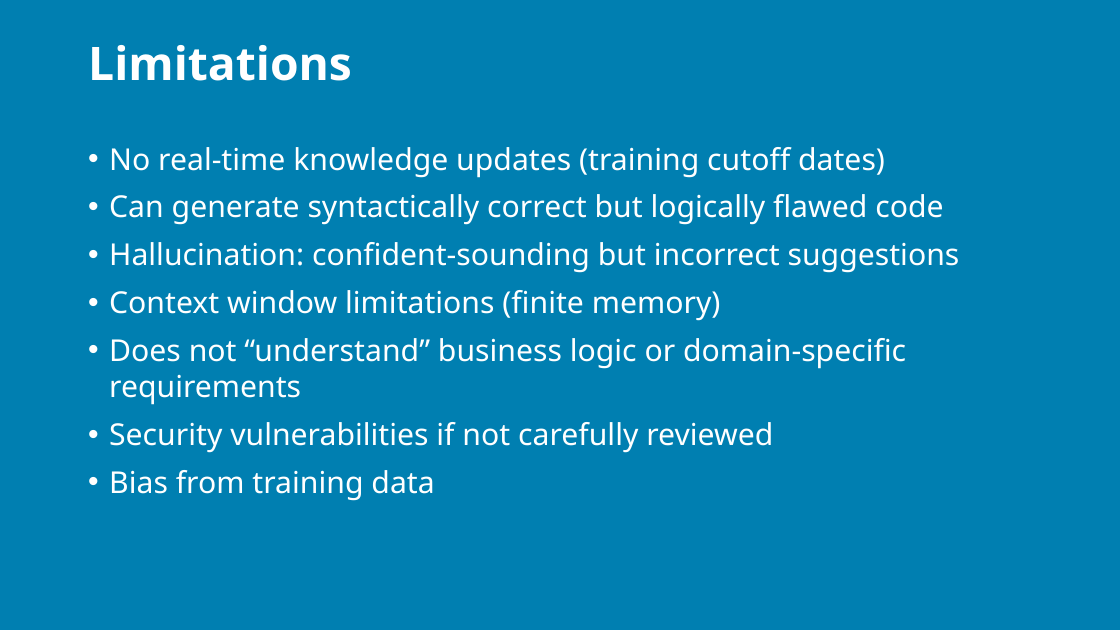
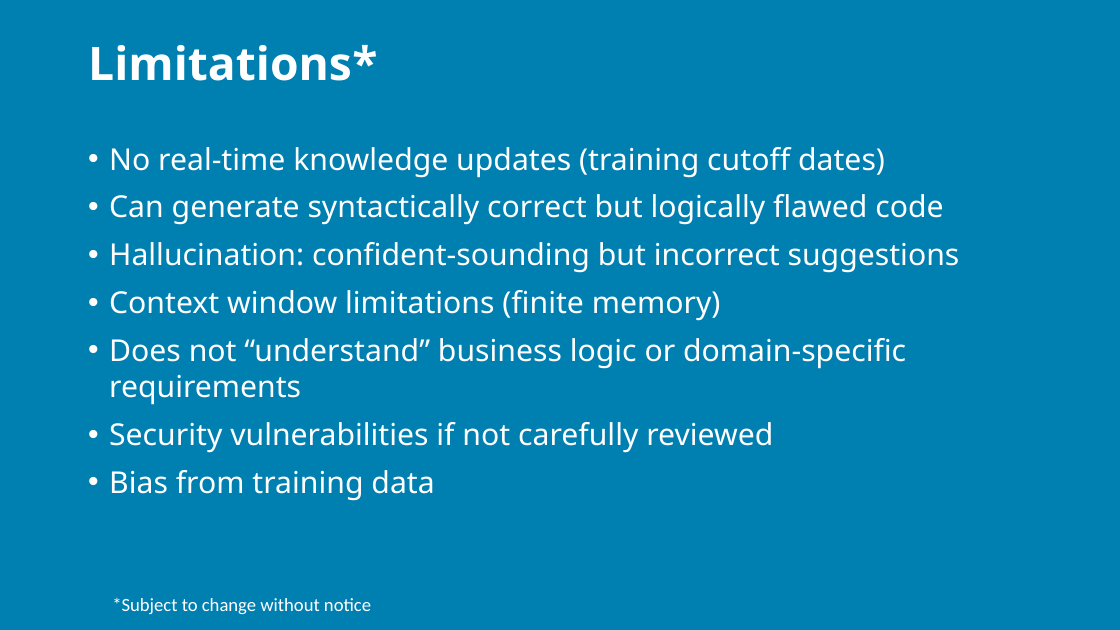
Before and after one commit to j0hnnymiller/AI-Assisted-Software-Development, a slide deck: slide 20 of Slides/AIASD-Fundementals-slides.pptx (slide 14 before the commit). Drawn at 1120x630 pixels with LibreOffice and Linux fonts; fonts in the diff are those of the drawing; background and template pictures are left out. Boxes give left, top, right and bottom in pixels: in the first picture for what was removed or moved away, otherwise in the second. Text is boxed around its words. In the diff, an @@ line names an element or a change of style, - is before the commit and + after.

```diff
--- a/Slides/AIASD-Fundementals-slides.pptx
+++ b/Slides/AIASD-Fundementals-slides.pptx
@@ title at box(88, 45, 377, 81): text changed @@
-Limitations
+Limitations*
@@ text added at box(112, 598, 371, 615), 12 pt, text #FFFFFF @@
+*Subject to change without notice
```
Also in this commit, not shown: 34 other slides changed, 7 slides added, 1 other file.
